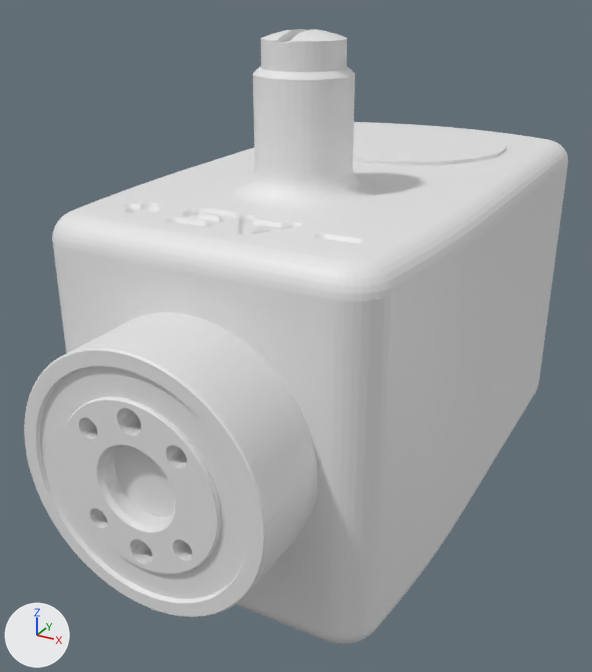
Before and after pictures for a commit that changed the OBJ model share/models/meca500_link7.obj.
Camera for both pictures: a camera (50 mm lens) standing at (47.7, -53.2, 47.4) and looking at (-3.4, 39.8, 0.9). The lights are fixed; the arrows at lower left show +X, +Y and +Z. Where no turn or scale is listed for an object, it has been applied to the vertices.

Script lines for the objects in view, before the commit:
```python
me_link6 = bpy.data.meshes.new('link6')
me_link6.from_pydata(...)  # 6172 vertices, 12282 faces; spans x -22.5..22.5, y 0.0..91.5, z -23.5..41.7
me_link7 = bpy.data.meshes.new('link7')
me_link7.from_pydata(...)  # 669 vertices, 1277 faces; spans x -13.2..13.2, y 0.0..4.7, z -13.2..13.2
ob_link6 = bpy.data.objects.new('link6', me_link6)
ob_link6.location = (0.0, 0.0, 0.0)
ob_link7 = bpy.data.objects.new('link7', me_link7)
ob_link7.location = (0.0, 0.0, 0.0)
```
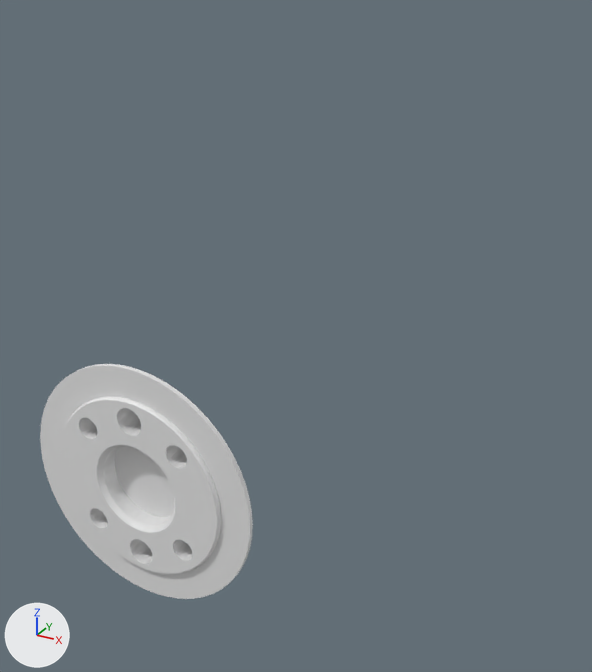
What the commit changed:
Object 'link6' (ob_link6) is deleted.

Location of each change, (x1, y1, x2, y2) in pixels of the pictures (592 x 672 px):
'link6', deleted: before (24, 29, 568, 644)
